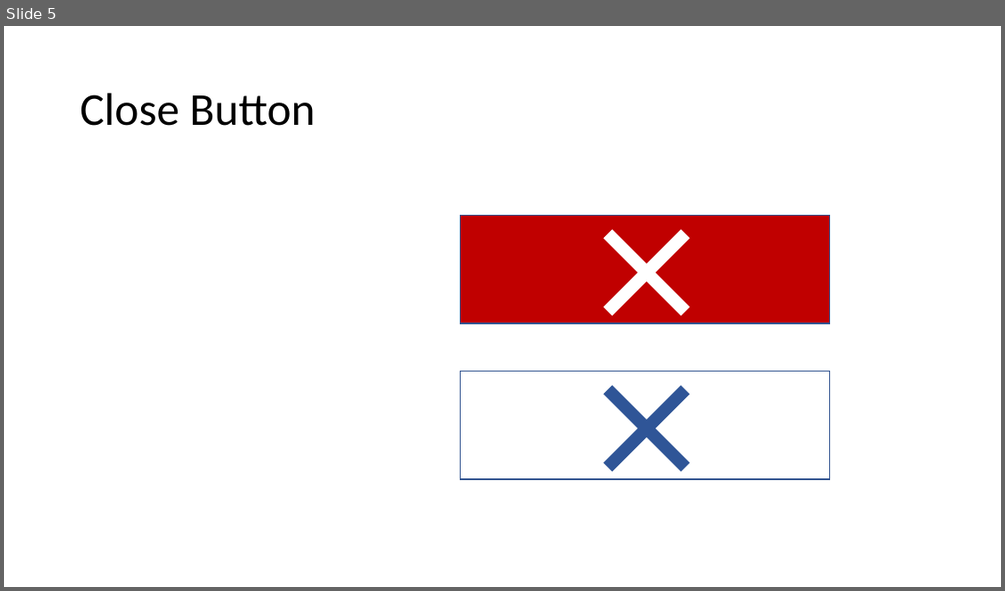
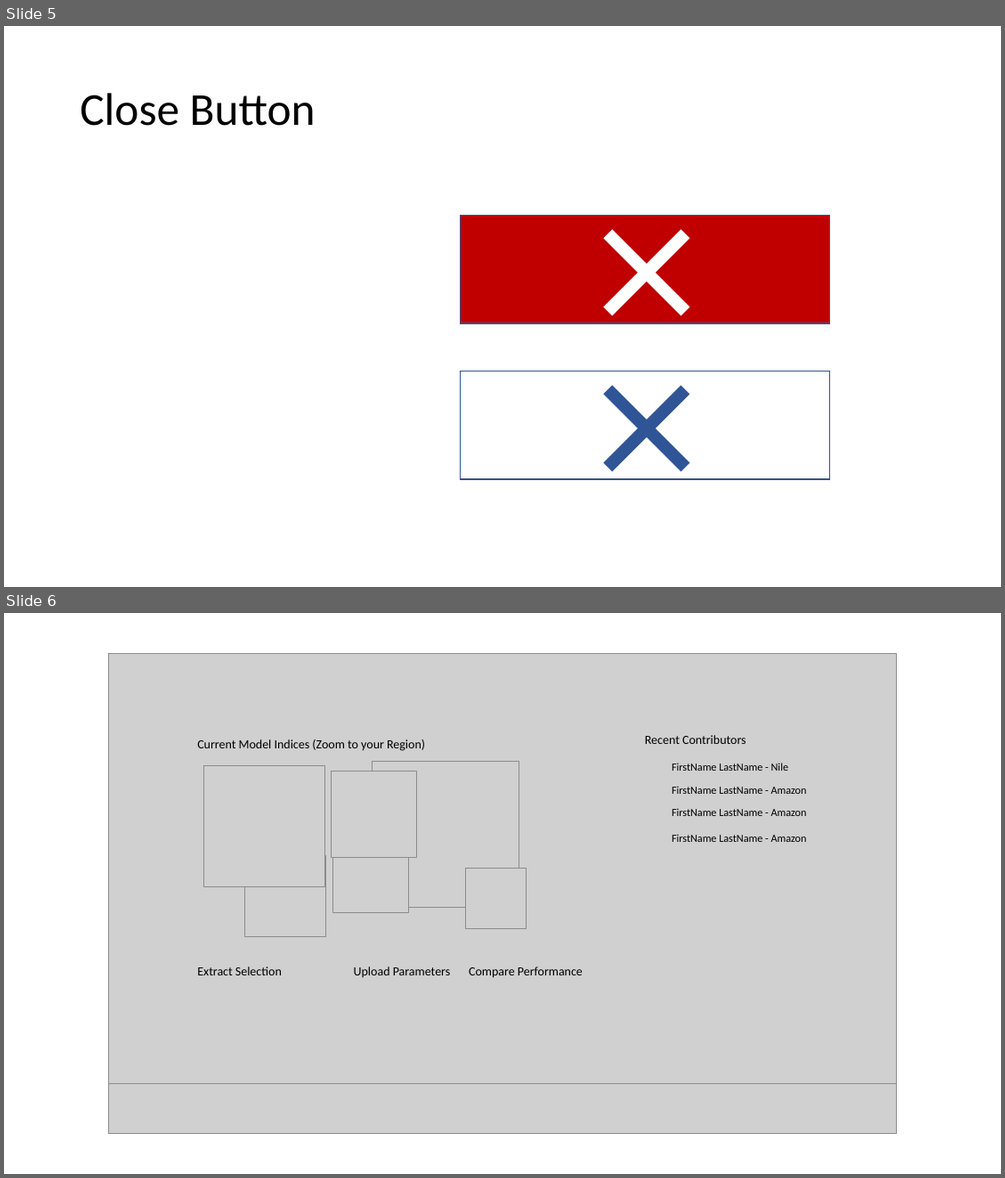
Before and after one commit to celray/coswat, a slide deck: assets/other/design.pptx. Shown one above the other, each under a label of ours: slide 5 before the commit, slides 5 and 6 after it. The pictures are 1005x591 and 1005x1178 pixels, drawn with LibreOffice and Linux fonts; fonts in the diff are those of the drawing; grey boxes stand for pictures. Boxes give left, top, right and bottom in pixels: in the first picture for what was removed or moved away, otherwise in the second. Text is boxed around its words. In the diff, an @@ line names an element or a change of style, - is before the commit and + after.

```diff
--- a/assets/other/design.pptx
+++ b/assets/other/design.pptx
@@ slide 6 added at [4,613,1001,1174], background #FFFFFF @@
@@ picture added at [109,654,897,1134] @@
@@ text added at [197,739,425,751], 12 pt, text #000000 @@
+Current Model Indices (Zoom to your Region)
@@ text added at [645,735,746,744], 12 pt, text #000000 @@
+Recent Contributors
@@ group added at [203,761,526,937]: 6 pictures @@
@@ text added at [672,763,789,771], 10.5 pt, text #000000 @@
+FirstName LastName - Nile
@@ text added at [672,786,807,794], 10.5 pt, text #000000 @@
+FirstName LastName - Amazon
@@ text added at [672,808,807,816], 10.5 pt, text #000000 @@
+FirstName LastName - Amazon
@@ text added at [672,834,807,842], 10.5 pt, text #000000 @@
+FirstName LastName - Amazon
@@ text added at [197,966,282,975], 12 pt, text #000000 @@
+Extract Selection
@@ text added at [354,966,451,977], 12 pt, text #000000 @@
+Upload Parameters
@@ text added at [469,966,582,978], 12 pt, text #000000 @@
+Compare Performance
@@ picture added at [109,1083,897,1133] @@
```
Also in this commit, not shown: 2 other slides added, 36 other files.
